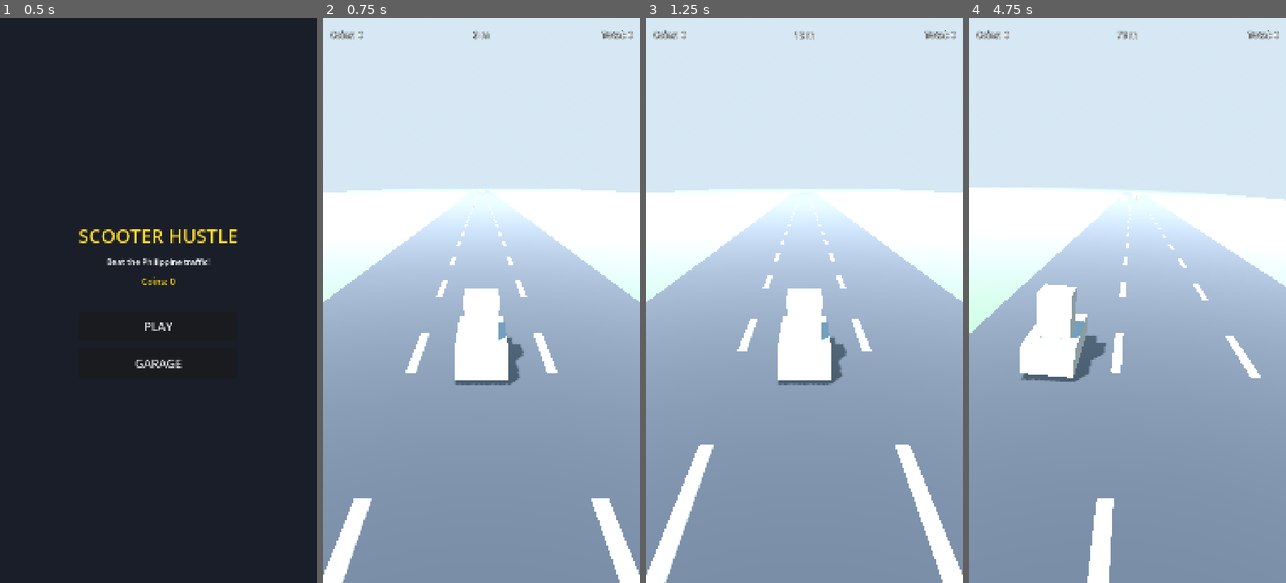
Above: before the commit, frames 1-4 (left to right).
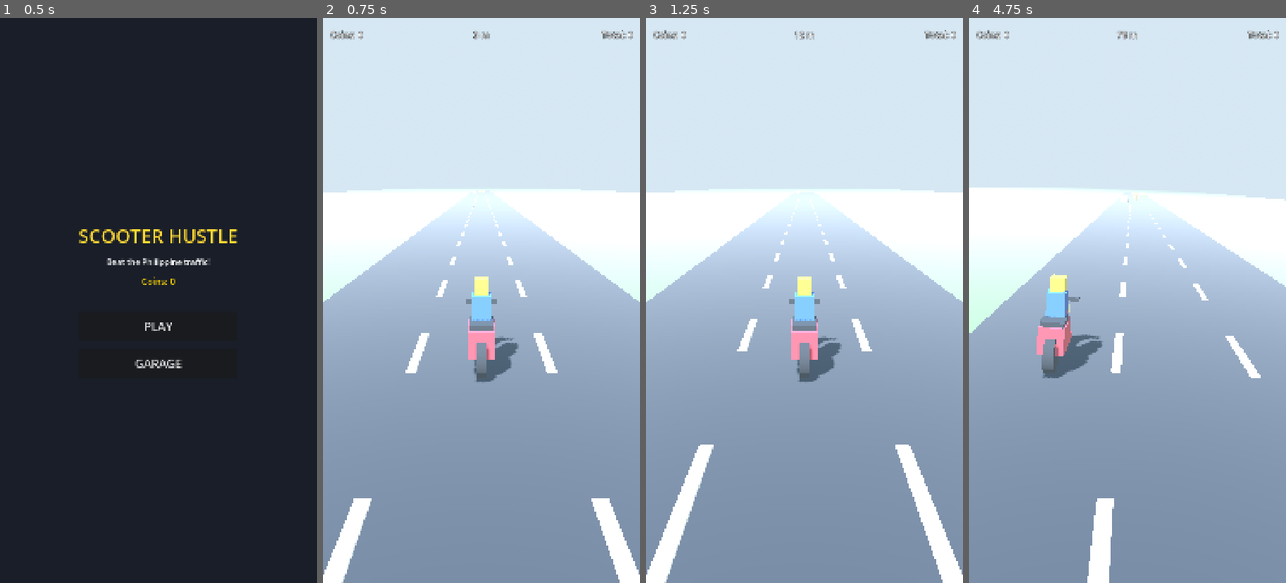
Above: after the commit, the same moments.

Repository: daveph74/ScooterHustle3d
Game: Godot game, scene res://ui/MainMenu.tscn
The game is run twice, just before and just after one commit, with the same random seed, the same clock (stepped at 60 frames per second) and the same inputs.
Inputs (mouse positions are in pixels of both pictures, inside the frame that each line leads up to):
- Up to frame 1 (0.5 s): no input
- Up to frame 2 (0.75 s): click "PLAY" at 0.5 s
- Up to frame 3 (1.25 s): no input
- Up to frame 4 (4.75 s): move the mouse to (1197, 272) at 1.27 s; hold Right (move_right) 1.28-2 s; click (1197, 272) at 1.42 s; drag from (1064, 328) to (1111, 413) at 2.02 s; move the mouse to (1159, 176) at 2.77 s; hold Right (move_right) 2.78-3.5 s; drag from (1111, 413) to (1032, 215) at 3.52 s; move the mouse to (1222, 385) at 4.27 s; hold Left (move_left) from 4.28 s (still down)

Frame 1 is identical in both runs. In frame 2, 2.8% of the frame differs, in the area x 41-64%, y 45-65%; in frame 3, 2.8%; in frame 4, 3.0%, in the area x 16-51%, y 32-65%.

Commit message:
Replace placeholder boxes with low-poly primitive models
Build proper in-engine models from boxes and cylinder wheels (no asset
files, mobile-friendly):
- Player: scooter (deck, body, seat, handlebars, headlight, wheels) + rider
- Traffic: jeepney/bus (body, window strip, roof, 4 wheels), car (body +
  cabin + windows), tricycle (motorbike + covered sidecar, 3 wheels)

Scenes now hold a collision box plus an empty Model node that the scripts
populate. README scene descriptions updated to match.

Co-Authored-By: Claude Opus 4.8 <noreply@anthropic.com>
Claude-Session: https://claude.ai/code/session_01PHLVEVPJpfCS2xU3BfnMgD

Diff:
--- a/traffic/TrafficVehicle.gd
+++ b/traffic/TrafficVehicle.gd
@@ -4,11 +4,16 @@
 ##
 ## There is deliberately NO AI here. Traffic does not steer, brake, overtake or
 ## change lanes. It simply sits in its lane while the world scrolls it toward
-## the player (the actual movement is handled centrally in Game.gd, which keeps
-## the spawn/recycle logic in one easy-to-read place).
+## the player (the actual movement is handled centrally in Game.gd).
 ##
-## The only job of this script is to make the same scene LOOK like four
-## different vehicle types by resizing its box and recolouring it.
+## The only job of this script is to assemble a simple low-poly model for one
+## of the four Philippine traffic types out of boxes and cylinder wheels, and
+## to size the collision box to match.
+
+# Shared colours.
+const GLASS := Color(0.55, 0.75, 0.9)   # windows
+const TYRE := Color(0.1, 0.1, 0.12)     # wheels
+
 
 func _ready() -> void:
 	# Put every vehicle in the "traffic" group so the player can recognise a
@@ -19,40 +24,114 @@
 ## Configure this vehicle as one of the four Philippine traffic types.
 ## Called by Game.gd right after the vehicle is spawned.
 func setup(vehicle_type: String) -> void:
-	var box_size: Vector3
-	var color: Color
+	var bounds: Vector3   # overall size, used for the collision box
 
 	match vehicle_type:
 		"jeepney":
-			# Long and colourful - the icon of Philippine roads.
-			box_size = Vector3(1.7, 1.6, 3.6)
-			color = Color(0.90, 0.35, 0.18)
+			# Long, low and brightly painted - the icon of Philippine roads.
+			bounds = Vector3(1.7, 1.7, 3.8)
+			_build_boxy(bounds, Color(0.9, 0.3, 0.15))
 		"bus":
-			# The big, scary one.
-			box_size = Vector3(1.9, 2.1, 5.2)
-			color = Color(0.20, 0.50, 0.85)
+			# The big, tall, scary one.
+			bounds = Vector3(1.9, 2.2, 5.2)
+			_build_boxy(bounds, Color(0.2, 0.45, 0.85))
 		"tricycle":
-			# Small and nimble looking.
-			box_size = Vector3(1.3, 1.3, 1.8)
-			color = Color(0.95, 0.80, 0.20)
+			# A motorbike with a passenger sidecar.
+			bounds = Vector3(1.5, 1.4, 2.0)
+			_build_tricycle(bounds, Color(0.95, 0.8, 0.15))
 		_:
-			# Default = ordinary car.
-			box_size = Vector3(1.4, 1.3, 2.5)
-			color = Color(0.82, 0.82, 0.86)
+			# Default = an ordinary car.
+			bounds = Vector3(1.5, 1.4, 2.6)
+			_build_car(bounds, Color(0.85, 0.85, 0.9))
 
-	# Build a fresh mesh + collision shape for this instance so resizing one
-	# vehicle never affects the others.
+	# Collision box = the overall bounds, sitting on the road.
+	var shape := BoxShape3D.new()
+	shape.size = bounds
+	$CollisionShape3D.shape = shape
+	$CollisionShape3D.position.y = bounds.y * 0.5
+
+
+# --- Model builders -------------------------------------------------------
+
+## A tall box vehicle with a window strip, roof and four wheels (jeepney/bus).
+func _build_boxy(bounds: Vector3, color: Color) -> void:
+	var w := bounds.x
+	var h := bounds.y
+	var l := bounds.z
+	_box(Vector3(w, h * 0.78, l), Vector3(0, h * 0.4, 0), color)                  # body
+	_box(Vector3(w * 1.02, h * 0.28, l * 0.9), Vector3(0, h * 0.66, 0), GLASS)    # windows
+	_box(Vector3(w, h * 0.14, l), Vector3(0, h * 0.86, 0), color)                 # roof
+	_corner_wheels(w, l, 0.36)
+
+
+## A lower body with a shorter cabin on top (car).
+func _build_car(bounds: Vector3, color: Color) -> void:
+	var w := bounds.x
+	var h := bounds.y
+	var l := bounds.z
+	_box(Vector3(w, h * 0.5, l), Vector3(0, h * 0.32, 0), color)                  # lower body
+	_box(Vector3(w * 0.92, h * 0.42, l * 0.55), Vector3(0, h * 0.68, -0.05), color) # cabin
+	_box(Vector3(w * 0.94, h * 0.3, l * 0.5), Vector3(0, h * 0.7, -0.05), GLASS)  # windows
+	_corner_wheels(w, l, 0.34)
+
+
+## A narrow motorbike on the left with a covered passenger sidecar on the right.
+func _build_tricycle(bounds: Vector3, color: Color) -> void:
+	var w := bounds.x
+	var h := bounds.y
+	var l := bounds.z
+	# Motorbike (left side).
+	_box(Vector3(0.4, h * 0.5, l * 0.9), Vector3(-w * 0.25, h * 0.35, 0), TYRE)
+	_box(Vector3(0.4, 0.16, 0.6), Vector3(-w * 0.25, h * 0.6, 0.2), color)        # seat
+	_box(Vector3(0.14, 0.6, 0.16), Vector3(-w * 0.25, h * 0.55, -l * 0.4), TYRE)  # column
+	# Sidecar (right side).
+	_box(Vector3(w * 0.55, h * 0.7, l * 0.7), Vector3(w * 0.22, h * 0.42, 0), color)
+	_box(Vector3(w * 0.5, h * 0.25, l * 0.6), Vector3(w * 0.22, h * 0.72, 0), GLASS)
+	# Wheels: bike front + rear, plus the sidecar wheel.
+	_wheel(0.3, Vector3(-w * 0.25, 0.3, -l * 0.35), TYRE)
+	_wheel(0.3, Vector3(-w * 0.25, 0.3, l * 0.3), TYRE)
+	_wheel(0.28, Vector3(w * 0.4, 0.28, l * 0.15), TYRE)
+
+
+# --- Small primitive helpers ----------------------------------------------
+
+## Four wheels, one at each corner of a (w long) footprint.
+func _corner_wheels(w: float, l: float, radius: float) -> void:
+	var x := w * 0.45
+	var z := l * 0.32
+	for side_x in [-x, x]:
+		for side_z in [-z, z]:
+			_wheel(radius, Vector3(side_x, radius, side_z), TYRE)
+
+
+func _box(size: Vector3, pos: Vector3, color: Color) -> MeshInstance3D:
+	var mesh_instance := MeshInstance3D.new()
 	var mesh := BoxMesh.new()
-	mesh.size = box_size
-	$Mesh.mesh = mesh
-	$Mesh.position.y = box_size.y * 0.5   # sit the box on the road
-
+	mesh.size = size
+	mesh_instance.mesh = mesh
+	mesh_instance.position = pos
 	var material := StandardMaterial3D.new()
 	material.albedo_color = color
 	material.roughness = 0.7
-	$Mesh.material_override = material
+	mesh_instance.material_override = material
+	$Model.add_child(mesh_instance)
+	return mesh_instance
 
-	var collision := BoxShape3D.new()
-	collision.size = box_size
-	$CollisionShape3D.shape = collision
-	$CollisionShape3D.position.y = box_size.y * 0.5
+
+# A wheel: a cylinder turned so its axle runs left-right across the vehicle.
+func _wheel(radius: float, pos: Vector3, color: Color) -> MeshInstance3D:
+	var mesh_instance := MeshInstance3D.new()
+	var mesh := CylinderMesh.new()
+	mesh.top_radius = radius
+	mesh.bottom_radius = radius
+	mesh.height = 0.2
+	mesh.radial_segments = 16
+	mesh_instance.mesh = mesh
+	mesh_instance.position = pos
+	mesh_instance.rotation_degrees = Vector3(0, 0, 90)
+	var material := StandardMaterial3D.new()
+	material.albedo_color = color
+	material.roughness = 0.9
+	mesh_instance.material_override = material
+	$Model.add_child(mesh_instance)
+	return mesh_instance
--- a/traffic/TrafficVehicle.tscn
+++ b/traffic/TrafficVehicle.tscn
@@ -1,12 +1,6 @@
-[gd_scene load_steps=4 format=3]
+[gd_scene load_steps=2 format=3]
 
 [ext_resource type="Script" path="res://traffic/TrafficVehicle.gd" id="1"]
-
-[sub_resource type="BoxMesh" id="mesh"]
-size = Vector3(1.4, 1.4, 2.6)
-
-[sub_resource type="BoxShape3D" id="shape"]
-size = Vector3(1.4, 1.4, 2.6)
 
 [node name="TrafficVehicle" type="Area3D"]
 collision_layer = 2
@@ -14,8 +8,6 @@
 monitoring = false
 script = ExtResource("1")
 
-[node name="Mesh" type="MeshInstance3D" parent="."]
-mesh = SubResource("mesh")
+[node name="Model" type="Node3D" parent="."]
 
 [node name="CollisionShape3D" type="CollisionShape3D" parent="."]
-shape = SubResource("shape")
--- a/vehicles/Player.gd
+++ b/vehicles/Player.gd
@@ -34,6 +34,9 @@
 
 
 func _ready() -> void:
+	# Build the low-poly scooter + rider out of simple primitives.
+	_build_scooter()
+
 	# Read the selected scooter's handling so better bikes feel snappier.
 	var scooter := GameData.get_selected_scooter()
 	if scooter:
@@ -121,3 +124,64 @@
 func _die() -> void:
 	alive = false
 	crashed.emit()
+
+
+# --- Building the scooter model (forward is -Z, so the front is at -Z) -----
+func _build_scooter() -> void:
+	var body := Color(0.85, 0.2, 0.25)        # red scooter paint
+	var dark := Color(0.12, 0.12, 0.14)        # tyres / seat
+	var helmet := Color(0.95, 0.82, 0.15)      # rider helmet
+
+	# Floor deck the rider stands on.
+	_box(Vector3(0.42, 0.12, 1.0), Vector3(0, 0.34, 0.05), body)
+	# Rear body / engine cover.
+	_box(Vector3(0.46, 0.5, 0.7), Vector3(0, 0.6, 0.35), body)
+	# Seat.
+	_box(Vector3(0.42, 0.16, 0.5), Vector3(0, 0.86, 0.4), dark)
+	# Front steering column.
+	_box(Vector3(0.16, 0.7, 0.18), Vector3(0, 0.72, -0.6), body)
+	# Handlebars.
+	_box(Vector3(0.6, 0.08, 0.08), Vector3(0, 1.02, -0.58), dark)
+	# Headlight.
+	_box(Vector3(0.2, 0.18, 0.1), Vector3(0, 0.78, -0.72), Color(1, 0.95, 0.7))
+	# Wheels.
+	_wheel(0.32, Vector3(0, 0.32, -0.66), dark)
+	_wheel(0.34, Vector3(0, 0.34, 0.6), dark)
+
+	# Rider sitting on the seat.
+	_box(Vector3(0.34, 0.5, 0.32), Vector3(0, 1.12, 0.2), Color(0.2, 0.35, 0.7))   # torso
+	_box(Vector3(0.26, 0.28, 0.28), Vector3(0, 1.48, 0.12), helmet)                # head
+
+
+# Add a coloured box to the Model node and return it.
+func _box(size: Vector3, pos: Vector3, color: Color) -> MeshInstance3D:
+	var mesh_instance := MeshInstance3D.new()
+	var mesh := BoxMesh.new()
+	mesh.size = size
+	mesh_instance.mesh = mesh
+	mesh_instance.position = pos
+	var material := StandardMaterial3D.new()
+	material.albedo_color = color
+	material.roughness = 0.7
+	mesh_instance.material_override = material
+	$Model.add_child(mesh_instance)
+	return mesh_instance
+
+
+# Add a wheel (a cylinder turned so its axle runs left-right across the bike).
+func _wheel(radius: float, pos: Vector3, color: Color) -> MeshInstance3D:
+	var mesh_instance := MeshInstance3D.new()
+	var mesh := CylinderMesh.new()
+	mesh.top_radius = radius
+	mesh.bottom_radius = radius
+	mesh.height = 0.18
+	mesh.radial_segments = 16
+	mesh_instance.mesh = mesh
+	mesh_instance.position = pos
+	mesh_instance.rotation_degrees = Vector3(0, 0, 90)   # spin axis -> X (left-right)
+	var material := StandardMaterial3D.new()
+	material.albedo_color = color
+	material.roughness = 0.9
+	mesh_instance.material_override = material
+	$Model.add_child(mesh_instance)
+	return mesh_instance
--- a/vehicles/Player.tscn
+++ b/vehicles/Player.tscn
@@ -1,12 +1,6 @@
-[gd_scene load_steps=5 format=3]
+[gd_scene load_steps=3 format=3]
 
 [ext_resource type="Script" path="res://vehicles/Player.gd" id="1"]
-
-[sub_resource type="BoxMesh" id="body"]
-size = Vector3(0.9, 0.5, 1.9)
-
-[sub_resource type="BoxMesh" id="rider"]
-size = Vector3(0.6, 0.9, 0.6)
 
 [sub_resource type="BoxShape3D" id="shape"]
 size = Vector3(0.9, 1.2, 1.9)
@@ -16,13 +10,7 @@
 collision_mask = 6
 script = ExtResource("1")
 
-[node name="Body" type="MeshInstance3D" parent="."]
-transform = Transform3D(1, 0, 0, 0, 1, 0, 0, 0, 1, 0, 0.35, 0)
-mesh = SubResource("body")
-
-[node name="Rider" type="MeshInstance3D" parent="."]
-transform = Transform3D(1, 0, 0, 0, 1, 0, 0, 0, 1, 0, 0.95, 0.2)
-mesh = SubResource("rider")
+[node name="Model" type="Node3D" parent="."]
 
 [node name="CollisionShape3D" type="CollisionShape3D" parent="."]
 transform = Transform3D(1, 0, 0, 0, 1, 0, 0, 0, 1, 0, 0.6, 0)
Not shown, changed: README.md
